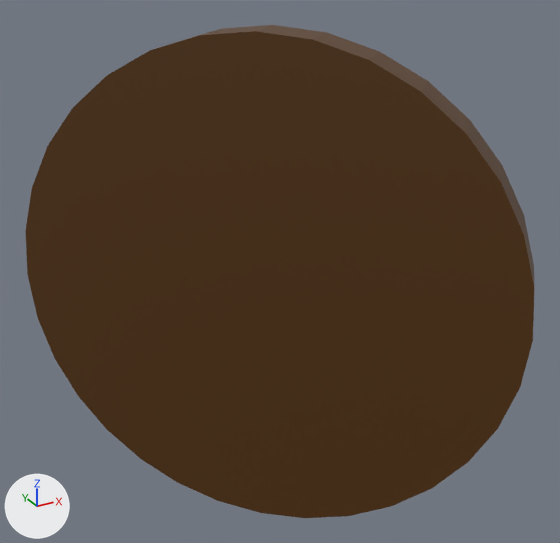
A saved change to the Blender file Assets/Art/Models/Unit/Weapons/Shield.blend.
Rendered twice from a camera (50 mm lens) standing at (-1.279, -1.188, 1.802) and looking at (0.065, 1.255, 0.581). Every picture has the same lights, and +X, +Y and +Z are marked at lower left.
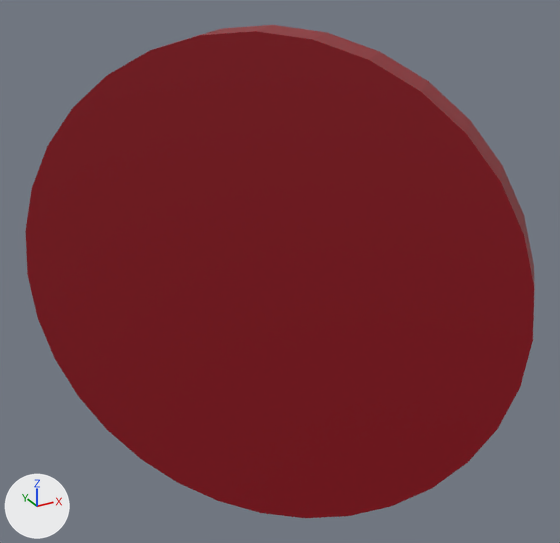
Diff of the bpy script that builds the scene:
```diff
--- a/Assets/Art/Models/Unit/Weapons/Shield.blend.py
+++ b/Assets/Art/Models/Unit/Weapons/Shield.blend.py
@@ img_colorpalette_png @@
+img_colorpalette_png = load_image('ColorPalette.png', '../../../../ColorPalette.png', 9, 10, 'sRGB')
@@ mat_material @@
 mat_material = principled_material('Material')
-mat_material.texture = img_palette_png
+mat_material.texture = img_colorpalette_png
```

Location of each change, (x1, y1, x2, y2) in pixels of the pictures (560 x 543 px):
'Cylinder', surface changed (brown to red)
    both: (25, 25, 535, 518)
